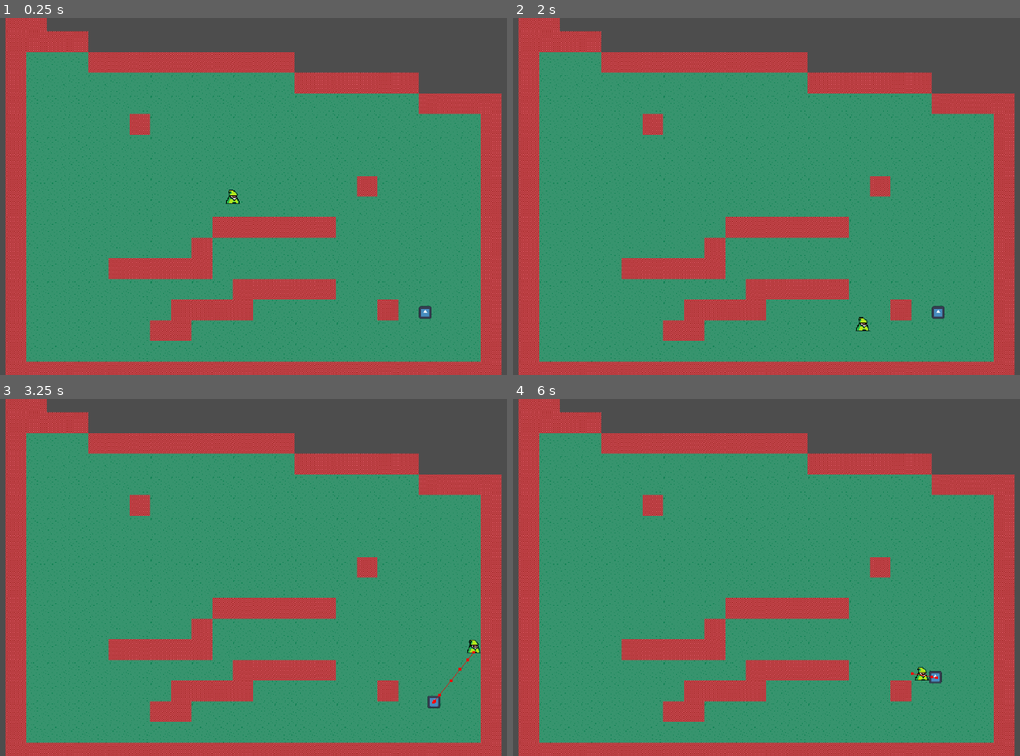
Above: before the commit, frames 1-4 (two rows, left to right).
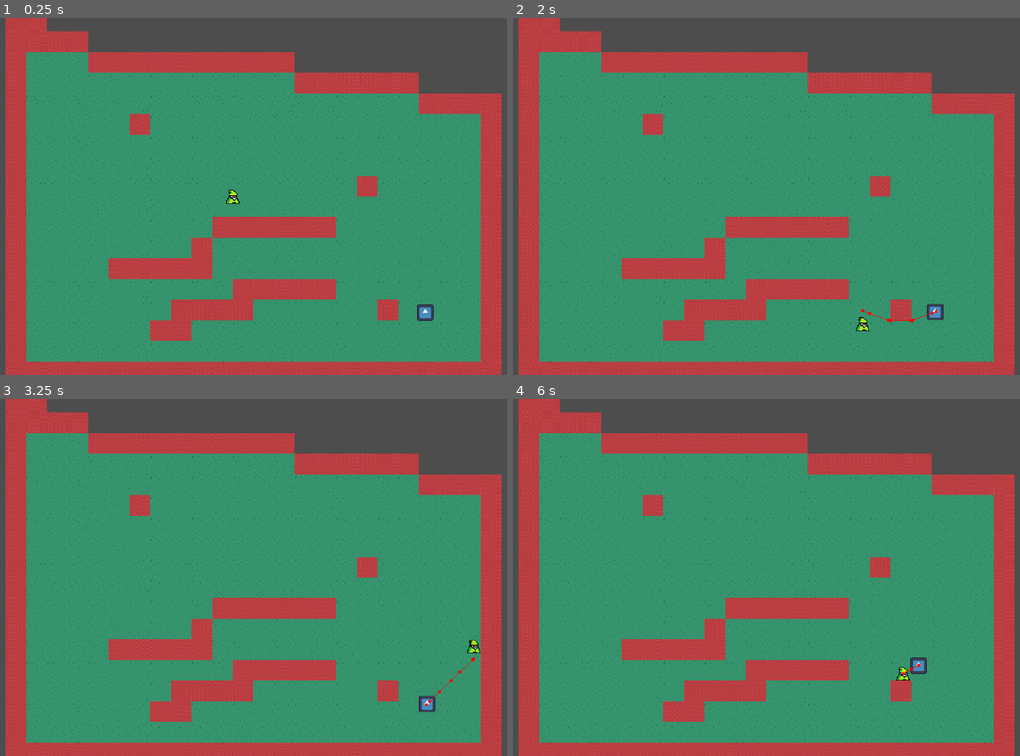
Above: after the commit, the same moments.

Repository: SebastianSaavedra/Tavern_Jam
Game: Godot game, scene res://Scenes/Arena.tscn
Same seed, same stepped clock (60 frames per second), same inputs: the game is played once before the commit and once after it. This scene is started directly instead of the project's main scene. The engine's default icon, where the game draws it, is replaced by a stand-in: a white triangle on a blue panel in a dark square.
Inputs:
- Up to frame 1 (0.25 s): no input
- Up to frame 2 (2 s): tap Enter at 0.5 s; hold D (Right) 0.53-1.28 s; hold S (Down) from 1.28 s (still down)
- Up to frame 3 (3.25 s): release S (Down) at 2.03 s; hold D (Right) 2.03-2.78 s; hold W (Up) from 2.78 s (still down)
- Up to frame 4 (6 s): release W (Up) at 3.53 s; hold A (Left) 3.53-5.03 s; hold S (Down) 5.03-5.78 s; hold D (Right) from 5.78 s (still down)

The runs differ from the first frame. In frame 1, 0.1% of the frame differs, in the area x 82-86%, y 80-85%; in frame 2, 0.2%; in frame 3, 0.2%; in frame 4, 0.4%, in the area x 75-85%, y 72-80%.

Commit message:
Mov Enemy 2.0 (sin patrulla)
Linea de vision y cambio de estatus si pierden vision mucho rato

Diff:
--- a/Scenes/Enemy.gd
+++ b/Scenes/Enemy.gd
@@ -3,21 +3,46 @@
 const speed = 35
 
 var playerIn: bool = false
+var playerSeen: bool = false
 var chasing: bool = false
 
 @export var player: Node2D
 @onready var nav_agent := $NavigationAgent2D as NavigationAgent2D
+@onready var ray_cast = $RayCast2D
 
 func _ready():
-	make_path()
+
+	pass
 
 
 func _physics_process(_delta: float) -> void:
+
+	#Raycast
+	if playerIn == true:
+		var space = get_viewport().world_2d.direct_space_state
+		var result = space.intersect_ray(PhysicsRayQueryParameters2D.create(global_transform.origin, player.global_transform.origin))
+
+		if result.collider == player:
+			if playerSeen == false:
+				playerSeen = true
+				print("heyho")
+
+				chasing = true
+				$Timer2.stop()
+				$Timer.start()
+		else:
+			if playerSeen == true:
+				playerSeen = false
+				$Timer2.start()
+				print("nah")
+
 	if chasing == true:
-		# Get path and move
+		# Chasing movement
 		var dir = to_local(nav_agent.get_next_path_position()).normalized()
 		velocity = dir * speed
 		move_and_slide()
+	else:
+		$Timer.stop()
 
 
 func make_path() -> void:
@@ -30,19 +55,25 @@
 
 func _on_area_2d_body_entered(body):
 	if body == player:
-		$Timer2.stop()
 		playerIn = true
-		chasing = true
-		print(body)
+		print("entered")
+
+		if playerSeen == true:
+			chasing = true
+			$Timer2.stop()
+			$Timer.start()
 
 
 func _on_area_2d_body_exited(body):
+
 	if body == player:
+		playerIn = false
 		$Timer2.start()
-		print(body)
+		print("exited")
 
 
 func _on_timer_2_timeout():
 	playerIn = false
 	chasing = false
+	playerSeen = false
 	print("escaped")
--- a/Scenes/enemy.tscn
+++ b/Scenes/enemy.tscn
@@ -10,8 +10,8 @@
 radius = 316.737
 
 [node name="Enemy" type="CharacterBody2D"]
-scale = Vector2(0.3, 0.3)
-collision_layer = 2
+scale = Vector2(0.4, 0.4)
+collision_layer = 3
 collision_mask = 3
 motion_mode = 1
 wall_min_slide_angle = 0.0
@@ -29,8 +29,8 @@
 debug_enabled = true
 
 [node name="Timer" type="Timer" parent="."]
+process_callback = 0
 wait_time = 0.1
-autostart = true
 
 [node name="Area2D" type="Area2D" parent="."]
 collision_mask = 3
@@ -39,6 +39,7 @@
 shape = SubResource("CircleShape2D_7i0x0")
 
 [node name="Timer2" type="Timer" parent="."]
+wait_time = 2.0
 one_shot = true
 
 [connection signal="timeout" from="Timer" to="." method="_on_timer_timeout"]
--- a/project.godot
+++ b/project.godot
@@ -46,6 +46,11 @@
 ]
 }
 
+[layer_names]
+
+2d_physics/layer_1="Player"
+2d_physics/layer_2="Tilemap"
+
 [navigation]
 
 2d/default_edge_connection_margin=3.0
